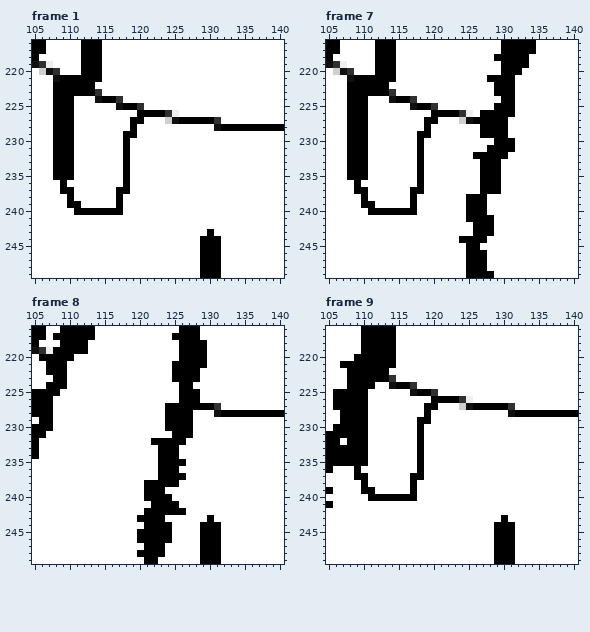
Two states of a pixel-art file, done/big_fat_guy_whack_right.aseprite. That is the earlier state.
330x322 pixels, 32 frames. Colours within 5 levels of each other are drawn and written as one. Shown: frame 1: x 105..140, y 216..249; frame 7: x 105..140, y 216..249; frame 8: x 105..140, y 216..249; frame 9: x 105..140, y 216..249. The commit also changed other frames or places, which this record leaves out.
And afterwards:
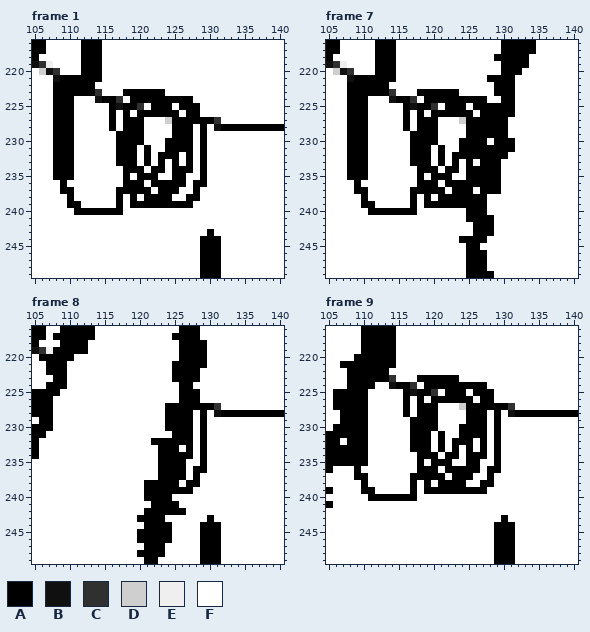
Palette (. is transparent): A #000000  B #101010  C #303030  D #cfcfcf  E #efefef  F #ffffff
The commit says: fat_guy_rope_sprite sheet
Difference:
layer "rope" added
Changed rows in their new state; - is an unchanged pixel.
Frame 1, layer "rope":
first column x 116:
223 --AAAAAA------
224 ---AAAAAAAAA--
225 A-----AAA-AAA-
226 A-A-----AA-AA-
227 A-A------A----
228 A-A-A----AAA-A
229 -A--A----AAA-A
230 -A-AA---AAAA-A
231 -A-A-A--AAAA-A
232 -A-A-A-AAA-A-A
233 -A-A-A-A-A-A-A
234 ---AA-AA-AAA-A
235 ----AAA--AA--A
236 ---AA-AAAAA-AA
237 ---AAA-AAA--A-
238 ---A-AAAA--AA-
239 ---AAAAAAAAA--
Frame 7, layer "rope":
first column x 116:
223 --AAAAAA-----
224 ---AAAAAAAAA-
225 A-----AAA-AAA
226 A-A-----AA---
227 A-A------A---
228 A-A-A----AA--
229 -A--A----AA--
230 -A-AA---AAAA-
231 -A-A-A--AAAA-
232 -A-A-A-AAA---
233 -A-A-A-A-A---
234 ---AA-AA-AA--
235 ----AAA--AA--
236 ---AA-AAAAA--
237 ---AAA-AAA---
238 ---A-AAAA----
239 ---AAAAAA----
Frame 8, layer "rope":
first column x 124:
228 -----A
229 -----A
230 -----A
231 -----A
232 ---A-A
233 ---A-A
234 --AA-A
235 -----A
236 --A-AA
237 ----A-
238 ---AA-
239 AAAA--
Frame 9, layer "rope": the same change as frame 1
